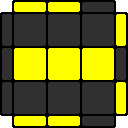
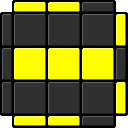
Revision of a layered 128px x 128px image; what changed, layer by layer:
painted on "color" over [2, 2, 126, 126]
